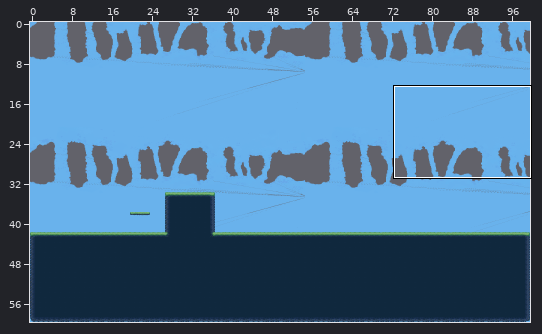
Tiled map -- Tilemap_work/Stage1.tmx. Above, an overview of the earlier version with the close-up marked.
Close-up. First the earlier version:
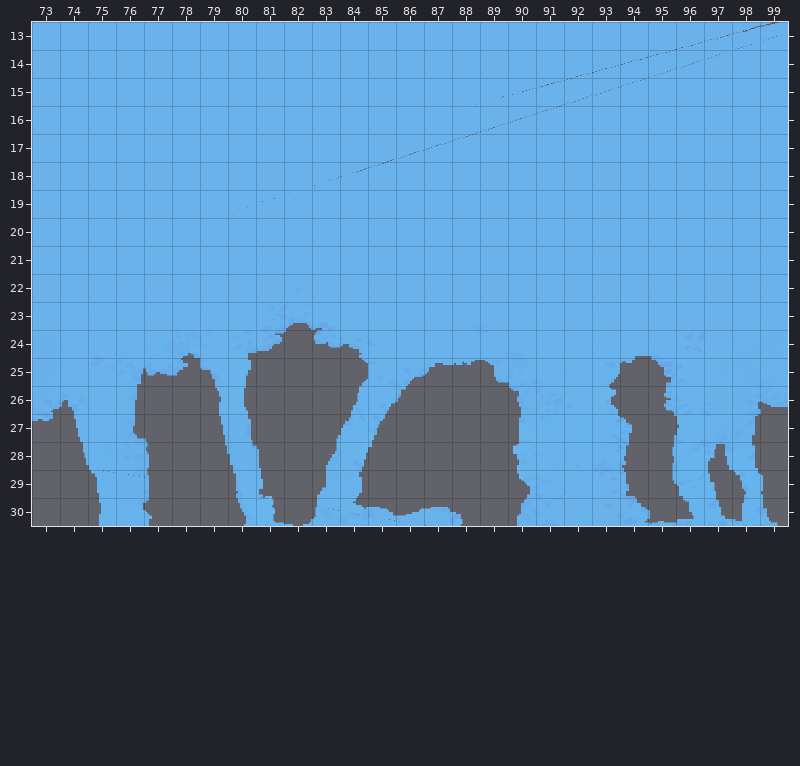
Cells are 32x32 px. Shown: x 73..99, y 13..30. The commit also changed other parts of the map, which this record leaves out.
The result:
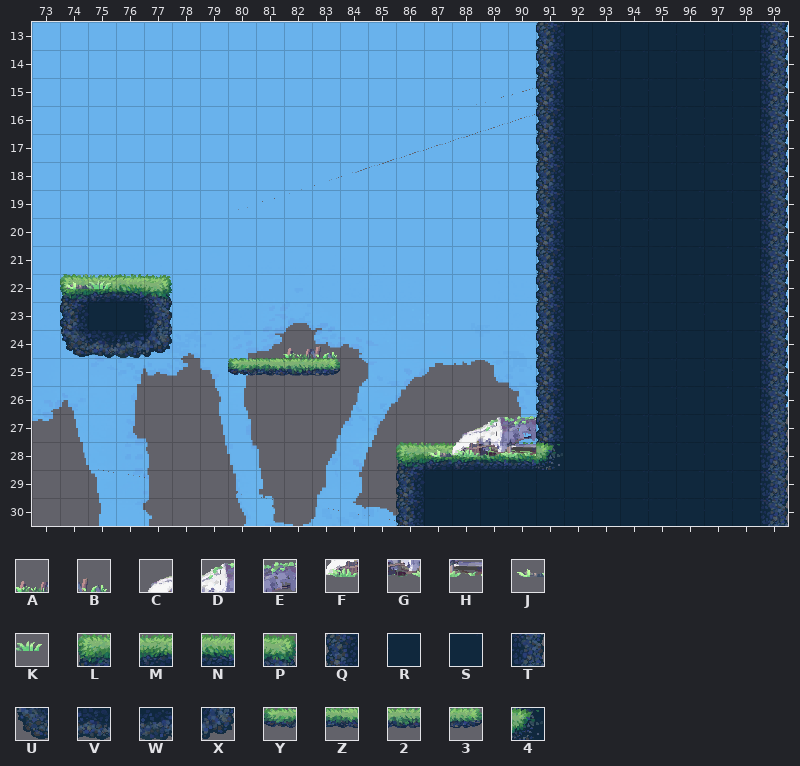
Key: from "Deco_02_tileset": A 5, B 6, C 8, D 9, E 10, F 19, G 20, H 21, J 23, K 24; from "combined_tiles": L 0, M 1, N 2, P 3, Q 4, R 5, S 6, T 7, U 8, V 9, W 10, X 11, Y 12, Z 13, 2 14, 3 15, 4 29.
_ is an empty cell.
Changes in this commit:
{"where": "layer \"타일\""}
{"y":13,"x":91,"old":"_________","new":"QRSSSRRRT"}
{"y":14,"x":91,"old":"_________","new":"QRSSSRSST"}
{"y":15,"x":91,"old":"_________","new":"QSRSRSRRT"}
{"y":16,"x":91,"old":"_________","new":"QRRRSRRRT"}
{"y":17,"x":91,"old":"_________","new":"QRSRRRRST"}
{"y":18,"x":91,"old":"_________","new":"QRRRSSSRT"}
{"y":19,"x":91,"old":"_________","new":"QRSRRSSRT"}
{"y":20,"x":91,"old":"_________","new":"QRSSRSSST"}
{"y":21,"x":91,"old":"_________","new":"QRRRSSSST"}
{"y":22,"x":74,"old":"____","new":"LMNP"}
{"y":22,"x":91,"old":"_________","new":"QSSRSSSST"}
{"y":23,"x":74,"old":"____","new":"QRST"}
{"y":23,"x":91,"old":"_________","new":"QSRSSSRST"}
{"y":24,"x":74,"old":"____","new":"UVWX"}
{"y":24,"x":91,"old":"_________","new":"QSRSRRSST"}
{"y":25,"x":80,"old":"____","new":"YZ23"}
{"y":25,"x":91,"old":"_________","new":"QRSRSRRRT"}
{"y":26,"x":91,"old":"_________","new":"QSRRSRSST"}
{"y":27,"x":91,"old":"_________","new":"QSSSRRSRT"}
{"y":28,"x":86,"old":"______________","new":"LMMNN4SSRRRRRT"}
{"y":29,"x":86,"old":"______________","new":"QRSSRRSRSRSSRT"}
{"y":30,"x":86,"old":"______________","new":"QSSSRSRRSRRRRT"}
{"where": "layer \"장식\""}
{"y":22,"x":74,"old":"__","new":"JK"}
{"y":24,"x":82,"old":"__","new":"AB"}
{"y":27,"x":88,"old":"___","new":"CDE"}
{"y":28,"x":87,"old":"____","new":"JFGH"}
{"label":"added","picture_box":[396,22,788,526]}
{"label":"added","picture_box":[60,274,172,358]}
{"label":"added","picture_box":[228,346,340,376]}
